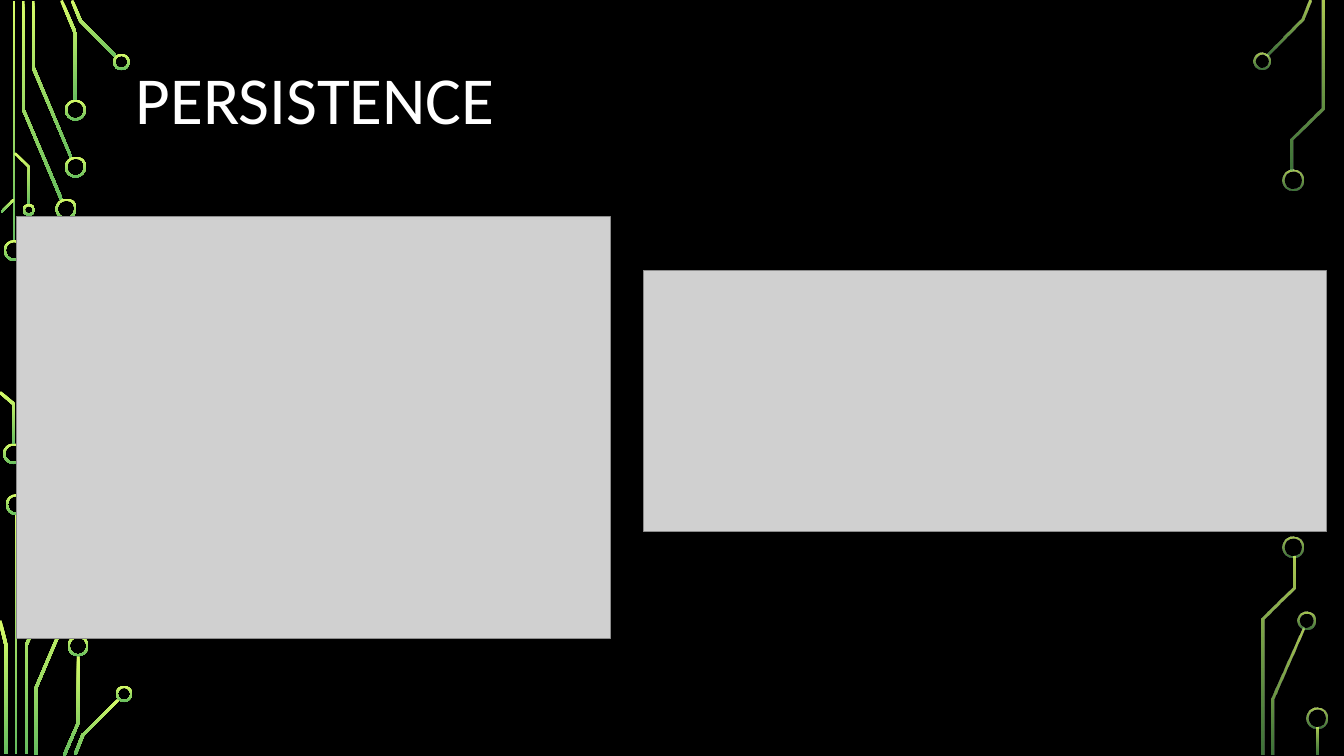
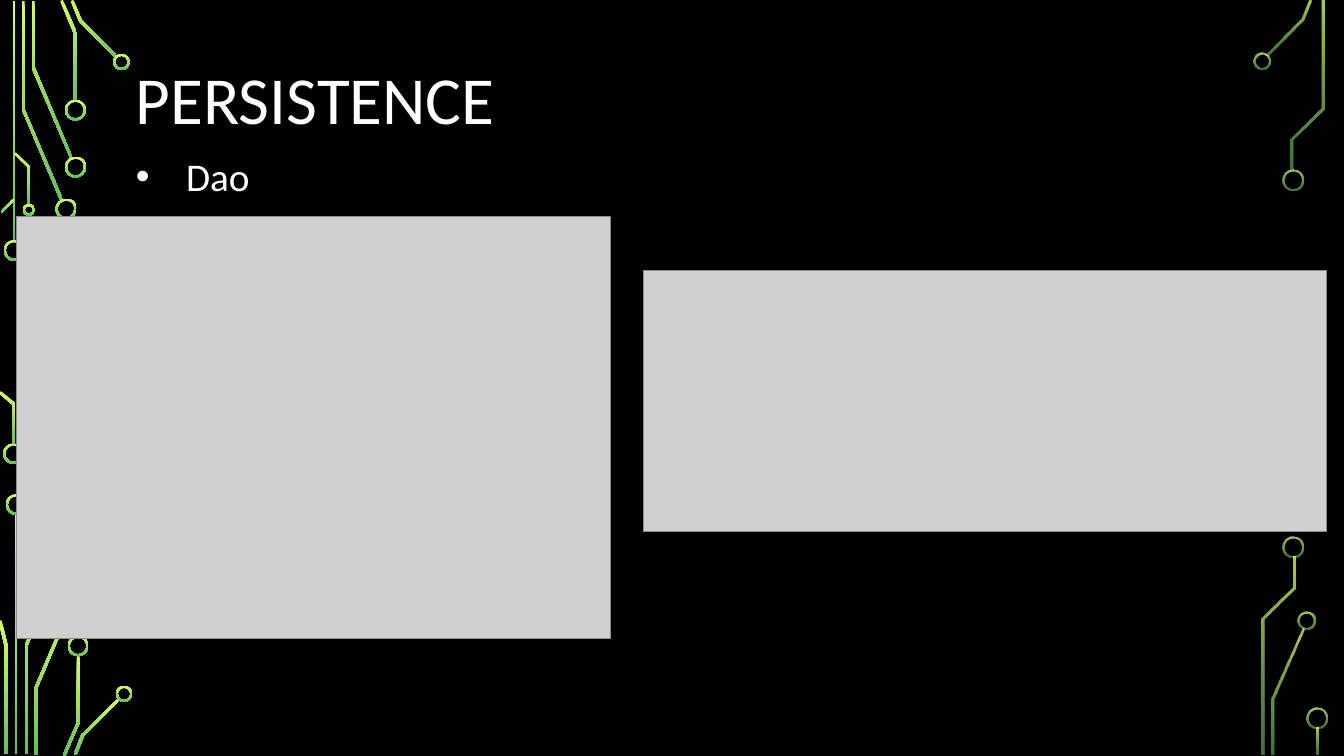
Before and after one commit to OSI-Califronia/linmabreakout, a slide deck: slide 7 of praesentation/Softwarearchitekturen.pptx. Drawn at 1344x756 pixels with LibreOffice and Linux fonts; fonts in the diff are those of the drawing; grey boxes stand for pictures; background and template pictures are left out. Boxes give left, top, right and bottom in pixels: in the first picture for what was removed or moved away, otherwise in the second. Text is boxed around its words. In the diff, an @@ line names an element or a change of style, - is before the commit and + after.

```diff
--- a/praesentation/Softwarearchitekturen.pptx
+++ b/praesentation/Softwarearchitekturen.pptx
@@ text added at box(186, 166, 249, 192), 28 pt, text #FFFFFF @@
+• Dao
```
Also in this commit, not shown: 5 other slides changed, 2 slides added, 2 slides removed.
